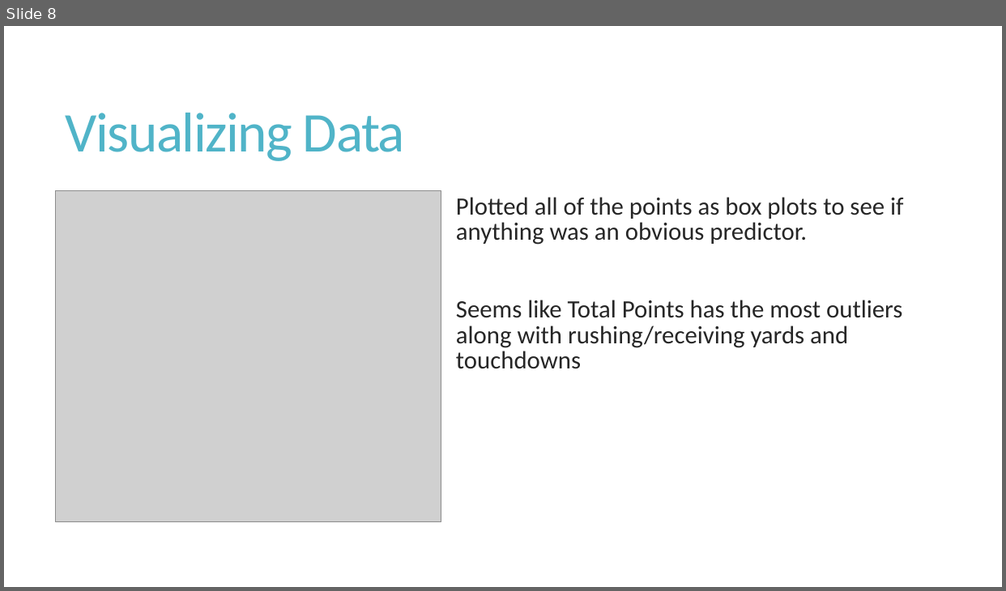
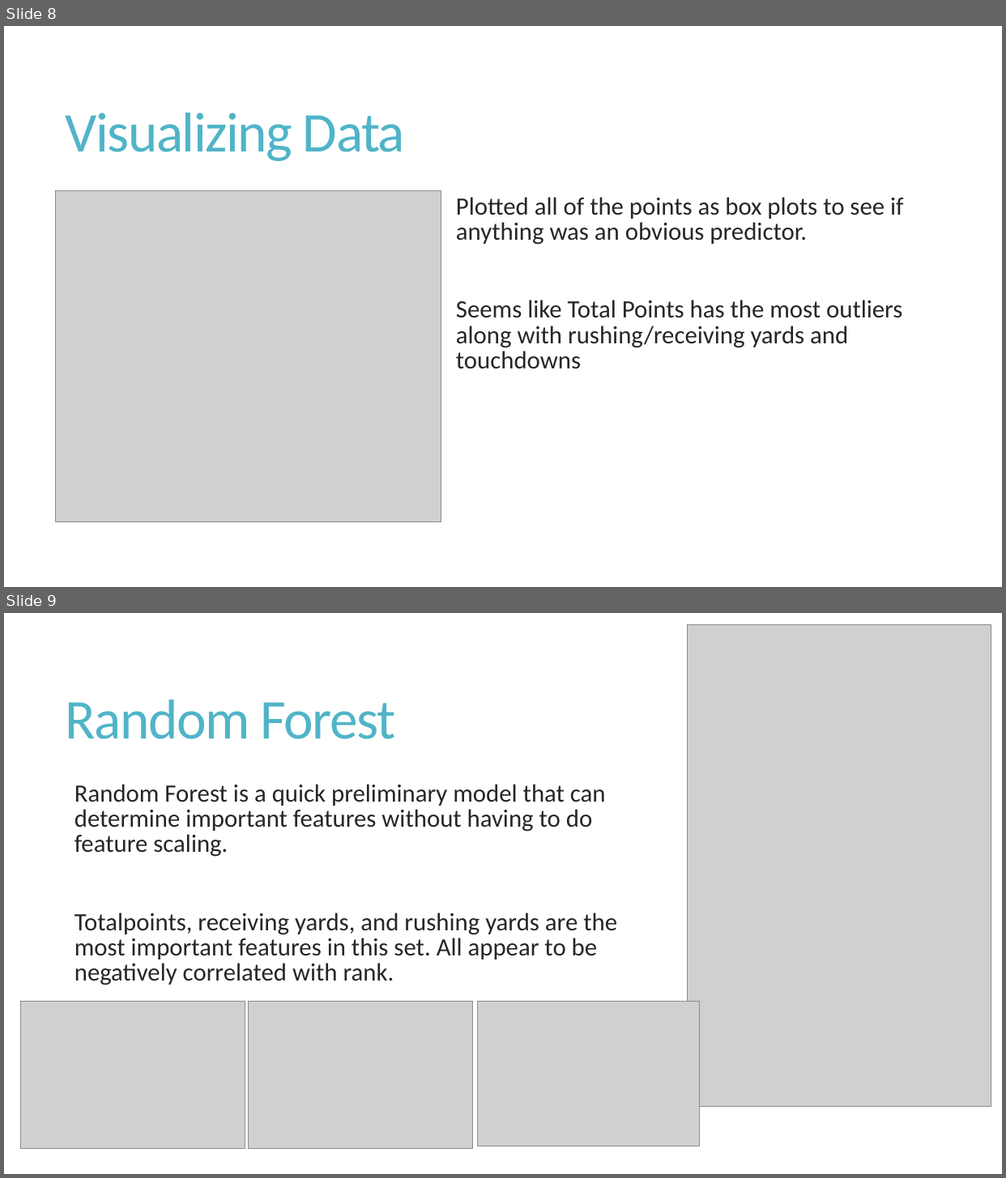
Before and after one commit to wendybo/GA_Class_Project, a slide deck: NFLRank_final_WY.pptx. Shown one above the other, each under a label of ours: slide 8 before the commit, slides 8 and 9 after it. The pictures are 1006x591 and 1006x1178 pixels, drawn with LibreOffice and Linux fonts; fonts in the diff are those of the drawing; grey boxes stand for pictures. Boxes give left, top, right and bottom in pixels: in the first picture for what was removed or moved away, otherwise in the second. Text is boxed around its words. In the diff, an @@ line names an element or a change of style, - is before the commit and + after.

```diff
--- a/NFLRank_final_WY.pptx
+++ b/NFLRank_final_WY.pptx
@@ slide 9 added at box(4, 613, 1002, 1174), background #FFFFFF @@
@@ picture added at box(688, 625, 991, 1106) @@
@@ title added at box(66, 700, 395, 739), 54 pt, text #50B4C8 @@
+Random Forest
@@ text added at box(74, 784, 617, 986), 24 pt, text #262626 @@
+  Random Forest is a quick preliminary model that can determine important features without having to do feature scaling.
+  Totalpoints, receiving yards, and rushing yards are the most important features in this set. All appear to be negatively correlated with rank.
@@ picture added at box(20, 1001, 245, 1149) @@
@@ picture added at box(249, 1001, 473, 1149) @@
@@ picture added at box(478, 1001, 700, 1146) @@
```
Also in this commit, not shown: 1 slide changed, 2 other slides added, 2 slides removed, 2 other files.
